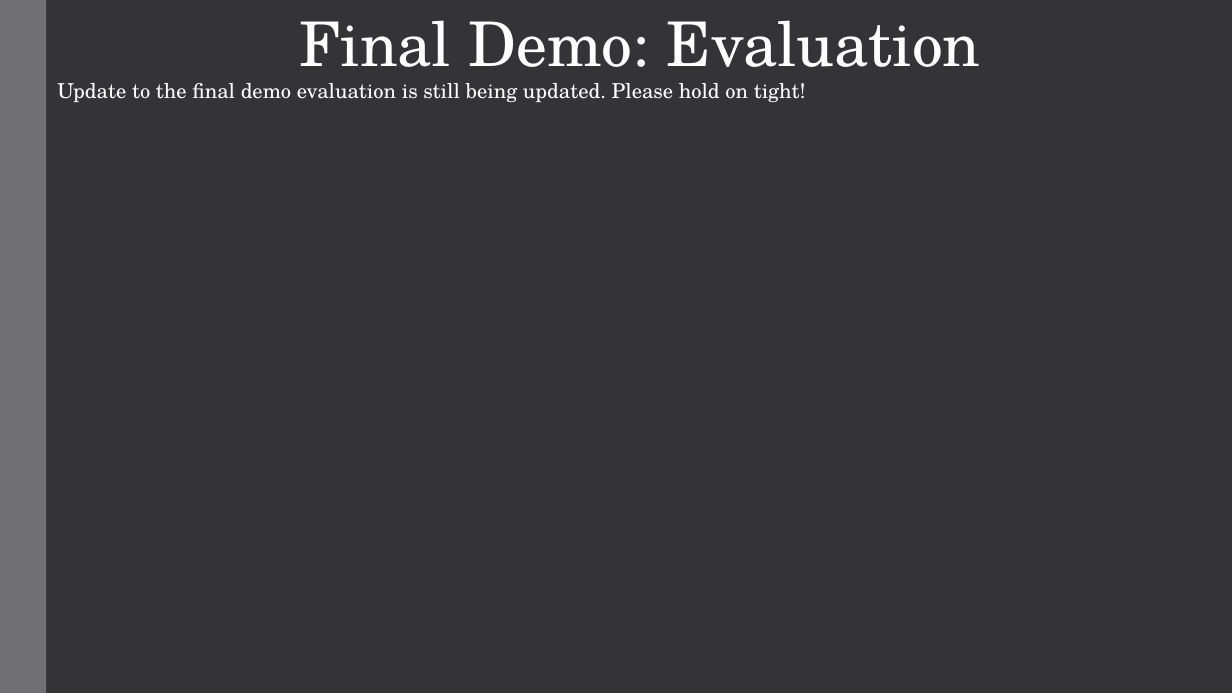
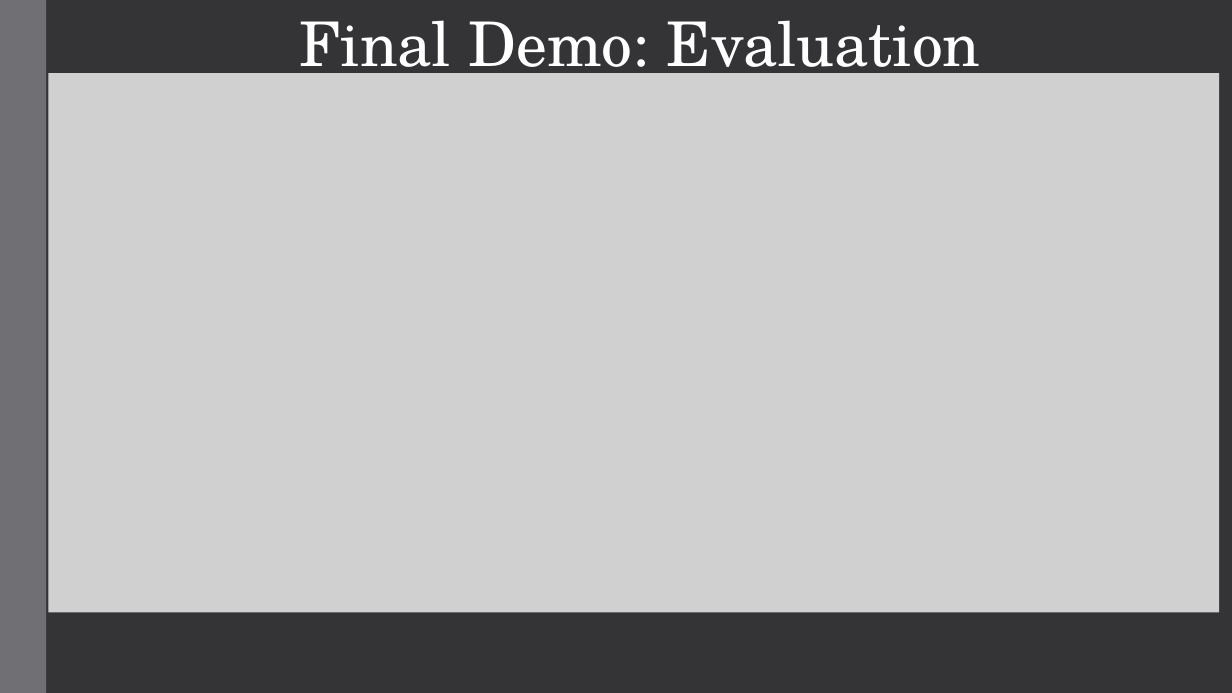
Before and after one commit to AaronMonash/ECE4078_Lab_2024, a slide deck: slide 8 of Week11-12/FinalDemo_slides/FinalDemo_1.pptx. Drawn at 1232x693 pixels with LibreOffice and Linux fonts; fonts in the diff are those of the drawing; grey boxes stand for pictures. Boxes give left, top, right and bottom in pixels: in the first picture for what was removed or moved away, otherwise in the second. Text is boxed around its words. In the diff, an @@ line names an element or a change of style, - is before the commit and + after.

Commit message:
Including Final Demo Evaluation Rubric

```diff
--- a/Week11-12/FinalDemo_slides/FinalDemo_1.pptx
+++ b/Week11-12/FinalDemo_slides/FinalDemo_1.pptx
@@ picture added at (48,73,1219,613) @@
@@ text removed at (57,83,806,102) @@
-Update to the final demo evaluation is still being updated. Please hold on tight!
```
Also in this commit, not shown: 2 other files.
